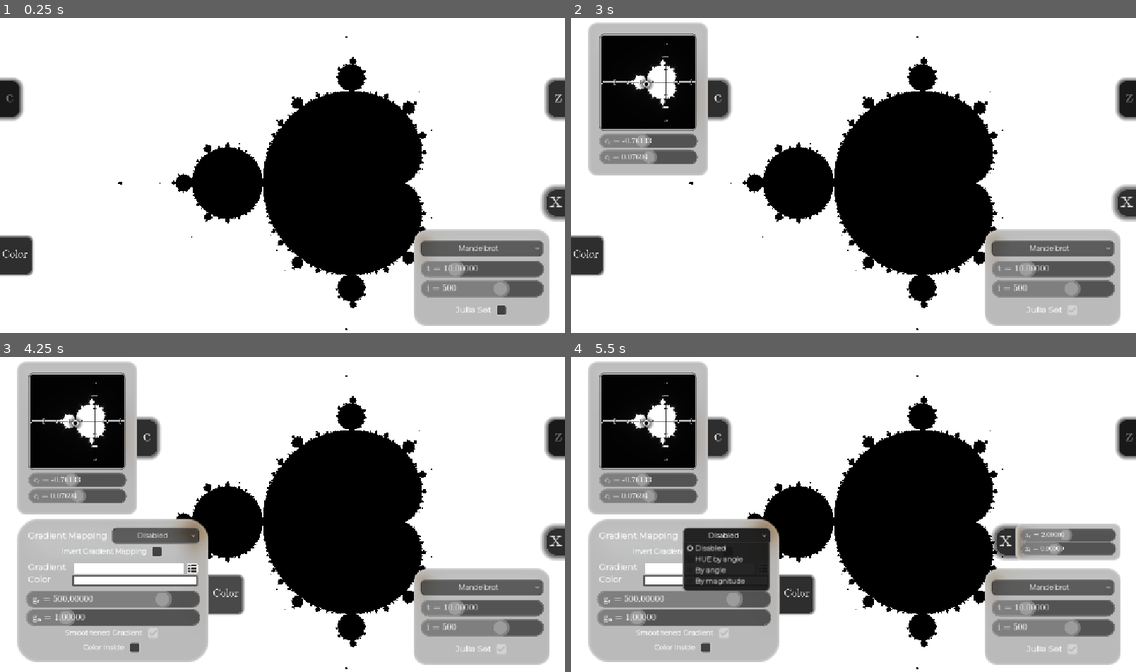
Above: before the commit, frames 1-4 (two rows, left to right).
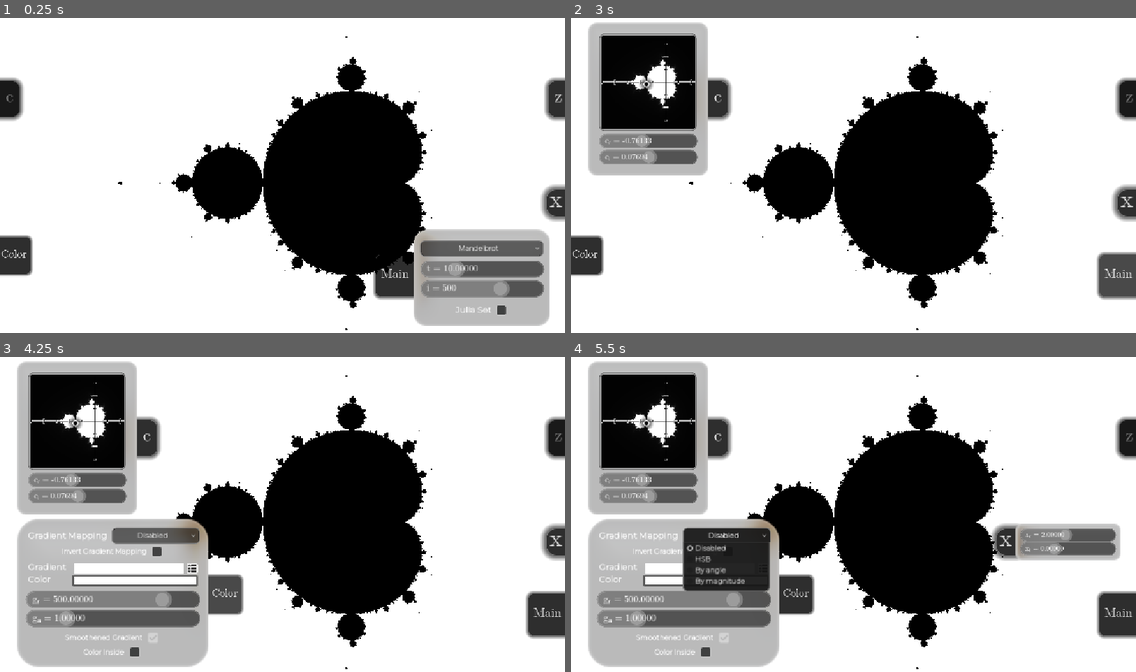
Above: after the commit, the same moments.

Repository: ADOGamedev/Fractals
Game: Godot game, scene res://scenes/main.tscn
Same seed, same stepped clock (60 frames per second), same inputs: the game is played once before the commit and once after it.
Inputs (mouse positions are in pixels of both pictures, inside the frame that each line leads up to):
- Up to frame 1 (0.25 s): no input
- Up to frame 2 (3 s): click "Mandelbrot" at 0.5 s; click (1073, 310) at 1.25 s; click "c" at 2 s; click (966, 276) at 2.75 s, where only the run after the commit has a clickable "Main"
- Up to frame 3 (4.25 s): click "Color" at 3.5 s
- Up to frame 4 (5.5 s): click "x" at 4.25 s; click "Disabled" at 5 s

The runs differ from the first frame. In frame 1, 0.9% of the frame differs, in the area x 0-76%, y 69-90%; in frame 2, 7.6%; in frame 3, 9.1%; in frame 4, 9.2%, in the area x 3-100%, y 51-99%.
Error before the commit: Invalid access to property or key 'grad' on a base object of type 'Nil'. (res://src/madelbrot_fractal/mandelbrot_color_widget.gd:20)
Error after the commit: Invalid access to property or key 'grad' on a base object of type 'Nil'. (res://src/madelbrot_fractal/mandelbrot_color_widget.gd:22)

Commit message:
Maintenance improvements

Diff:
--- /dev/null
+++ b/assets/gradients/cream.tres
@@ -0,0 +1,5 @@
+[gd_resource type="Gradient" format=3]
+
+[resource]
+offsets = PackedFloat32Array(3.9115548e-07, 0.1631878, 0.4322475, 0.5463288, 0.8278005, 0.99784714, 1)
+colors = PackedColorArray(0.4, 0.22745098, 0.2509804, 1, 0.9372549, 0.7529412, 0.6156863, 1, 1, 1, 1, 1, 0.99415416, 0.9771007, 0.9641941, 1, 0.9372549, 0.7542155, 0.61568624, 1, 0.4, 0.227451, 0.25151822, 1, 0.4, 0.227451, 0.25151822, 1)
--- a/assets/themes/theme.tres
+++ b/assets/themes/theme.tres
@@ -5,6 +5,7 @@
 [ext_resource type="Texture2D" uid="uid://0vg2ifcvplfp" path="res://assets/sprites/grabber.png" id="1_pdjgs"]
 [ext_resource type="Texture2D" uid="uid://cqc0pcv6unrgq" path="res://assets/sprites/grabber_hover.png" id="2_hooha"]
 [ext_resource type="Texture2D" uid="uid://c37c184weep5f" path="res://assets/sprites/checkbox_off.png" id="2_w1xho"]
+[ext_resource type="Texture2D" uid="uid://uww2bmgg28fh" path="res://assets/sprites/checkbox_disabled.png" id="4_fq388"]
 [ext_resource type="FontFile" uid="uid://b1p3imq3ube0g" path="res://assets/fonts/Montserrat-VariableFont_wght.ttf" id="6_w1xho"]
 
 [sub_resource type="FontVariation" id="FontVariation_ji1hq"]
@@ -199,6 +200,7 @@
 Button/fonts/font = SubResource("FontVariation_ji1hq")
 CheckBox/icons/checked = ExtResource("1_ji1hq")
 CheckBox/icons/unchecked = ExtResource("2_w1xho")
+CheckBox/icons/unchecked_disabled = ExtResource("4_fq388")
 HSlider/icons/grabber = ExtResource("1_pdjgs")
 HSlider/icons/grabber_highlight = ExtResource("2_hooha")
 HSlider/styles/grabber_area = SubResource("StyleBoxFlat_hooha")
--- a/scenes/mandelbrot_color_widget.tscn
+++ b/scenes/mandelbrot_color_widget.tscn
@@ -56,6 +56,7 @@
 border_width_right = 2
 border_width_bottom = 2
 border_color = Color(0.51, 0.51, 0.51, 1)
+corner_radius_top_left = 10
 corner_radius_top_right = 10
 corner_radius_bottom_right = 10
 corner_radius_bottom_left = 10
@@ -92,7 +93,7 @@
 material = SubResource("ShaderMaterial_7pcls")
 layout_mode = 0
 offset_right = 448.0
-offset_bottom = 336.0
+offset_bottom = 347.0
 theme_override_styles/panel = SubResource("StyleBoxFlat_7pcls")
 
 [node name="VBoxContainer" type="VBoxContainer" parent="PanelContainer" unique_id=1837798147]
@@ -119,7 +120,7 @@
 item_count = 4
 popup/item_0/text = "Disabled"
 popup/item_0/id = 1
-popup/item_1/text = "HUE by angle"
+popup/item_1/text = "HSB"
 popup/item_1/id = 2
 popup/item_2/text = "By angle"
 popup/item_2/id = 4
@@ -136,7 +137,8 @@
 theme_override_constants/separation = 9
 alignment = 1
 
-[node name="Label" type="Label" parent="PanelContainer/VBoxContainer/grad_map_inverted" unique_id=670468851]
+[node name="grad_mapping_inverted_label" type="Label" parent="PanelContainer/VBoxContainer/grad_map_inverted" unique_id=670468851]
+unique_name_in_owner = true
 layout_mode = 2
 theme_override_fonts/font = SubResource("FontVariation_xp7sd")
 text = "Invert Gradient Mapping"
@@ -190,7 +192,7 @@
 [node name="PopupMenu" type="PopupMenu" parent="PanelContainer/VBoxContainer/HBoxContainer2/gradient_menu_button" unique_id=590800036]
 unique_name_in_owner = true
 oversampling_override = 1.0
-position = Vector2i(397, 83)
+position = Vector2i(422, 0)
 size = Vector2i(337, 158)
 theme = ExtResource("2_avj2j")
 theme_override_styles/panel = SubResource("StyleBoxFlat_t1ain")
@@ -267,7 +269,7 @@
 [node name="Control3" type="Control" parent="PanelContainer/VBoxContainer" unique_id=1641024052]
 layout_mode = 2
 size_flags_vertical = 3
-size_flags_stretch_ratio = 0.62
+size_flags_stretch_ratio = 3.43
 
 [node name="smoothened_gradient" type="HBoxContainer" parent="PanelContainer/VBoxContainer" unique_id=1764302980]
 layout_mode = 2
--- a/scenes/mandelbrot_fractal.tscn
+++ b/scenes/mandelbrot_fractal.tscn
@@ -98,17 +98,26 @@
 
 [node name="CanvasLayer" type="CanvasLayer" parent="." unique_id=139056689 groups=["canvas_layer"]]
 
-[node name="Panel" type="PanelContainer" parent="CanvasLayer" unique_id=1494403600]
+[node name="main_panel" type="Control" parent="CanvasLayer" unique_id=1082265057]
+layout_mode = 3
+anchors_preset = 0
+offset_left = 860.9937
+offset_top = 463.49057
+offset_right = 1146.9937
+offset_bottom = 643.4906
+
+[node name="PanelContainer" type="PanelContainer" parent="CanvasLayer/main_panel" unique_id=1494403600]
 material = SubResource("ShaderMaterial_3g4xk")
+layout_mode = 1
 anchors_preset = 3
 anchor_left = 1.0
 anchor_top = 1.0
 anchor_right = 1.0
 anchor_bottom = 1.0
-offset_left = -308.0
-offset_top = -210.0
-offset_right = 18.0
-offset_bottom = 20.0
+offset_left = -302.99365
+offset_top = -205.4906
+offset_right = 23.006348
+offset_bottom = 24.5094
 grow_horizontal = 0
 grow_vertical = 0
 scale = Vector2(0.84968597, 0.84968597)
@@ -116,11 +125,11 @@
 theme = ExtResource("5_7bf1l")
 theme_override_styles/panel = SubResource("StyleBoxFlat_3g4xk")
 
-[node name="VBoxContainer" type="VBoxContainer" parent="CanvasLayer/Panel" unique_id=1338554059]
+[node name="VBoxContainer" type="VBoxContainer" parent="CanvasLayer/main_panel/PanelContainer" unique_id=1338554059]
 layout_mode = 2
 theme_override_constants/separation = -2
 
-[node name="fractals_option_button" type="OptionButton" parent="CanvasLayer/Panel/VBoxContainer" unique_id=449397764]
+[node name="fractals_option_button" type="OptionButton" parent="CanvasLayer/main_panel/PanelContainer/VBoxContainer" unique_id=449397764]
 unique_name_in_owner = true
 layout_mode = 2
 theme = ExtResource("5_7bf1l")
@@ -138,12 +147,12 @@
 popup/item_3/text = "Rings Fractal"
 popup/item_3/id = 3
 
-[node name="Control3" type="Control" parent="CanvasLayer/Panel/VBoxContainer" unique_id=1829288652]
+[node name="Control3" type="Control" parent="CanvasLayer/main_panel/PanelContainer/VBoxContainer" unique_id=1829288652]
 layout_mode = 2
 size_flags_vertical = 3
 size_flags_stretch_ratio = 3.64
 
-[node name="threshold" parent="CanvasLayer/Panel/VBoxContainer" unique_id=691124258 instance=ExtResource("6_3lt8q")]
+[node name="threshold" parent="CanvasLayer/main_panel/PanelContainer/VBoxContainer" unique_id=691124258 instance=ExtResource("6_3lt8q")]
 unique_name_in_owner = true
 layout_mode = 2
 variable_name = "t"
@@ -151,19 +160,19 @@
 curr_value = 10.0
 exp_maximum = 100000
 
-[node name="HSlider" parent="CanvasLayer/Panel/VBoxContainer/threshold" index="0" unique_id=1601533653]
+[node name="HSlider" parent="CanvasLayer/main_panel/PanelContainer/VBoxContainer/threshold" index="0" unique_id=1601533653]
 min_value = 1.0
 max_value = 10000.0
 step = 0.0
 value = 1.0
 allow_greater = true
 
-[node name="Control2" type="Control" parent="CanvasLayer/Panel/VBoxContainer" unique_id=664606518]
+[node name="Control2" type="Control" parent="CanvasLayer/main_panel/PanelContainer/VBoxContainer" unique_id=664606518]
 layout_mode = 2
 size_flags_vertical = 3
 size_flags_stretch_ratio = 2.78
 
-[node name="iterations" parent="CanvasLayer/Panel/VBoxContainer" unique_id=359612231 instance=ExtResource("6_3lt8q")]
+[node name="iterations" parent="CanvasLayer/main_panel/PanelContainer/VBoxContainer" unique_id=359612231 instance=ExtResource("6_3lt8q")]
 unique_name_in_owner = true
 layout_mode = 2
 variable_name = "i"
@@ -172,32 +181,44 @@
 curr_value = 500.0
 exp_maximum = 50000
 
-[node name="HSlider" parent="CanvasLayer/Panel/VBoxContainer/iterations" index="0" unique_id=1601533653]
+[node name="HSlider" parent="CanvasLayer/main_panel/PanelContainer/VBoxContainer/iterations" index="0" unique_id=1601533653]
 min_value = 1.0
 max_value = 10000.0
 step = 0.0
 value = 1.0
 
-[node name="Control" type="Control" parent="CanvasLayer/Panel/VBoxContainer" unique_id=1459559442]
+[node name="Control" type="Control" parent="CanvasLayer/main_panel/PanelContainer/VBoxContainer" unique_id=1459559442]
 layout_mode = 2
 size_flags_vertical = 3
 size_flags_stretch_ratio = 3.64
 
-[node name="julia" type="HBoxContainer" parent="CanvasLayer/Panel/VBoxContainer" unique_id=386633372]
+[node name="julia" type="HBoxContainer" parent="CanvasLayer/main_panel/PanelContainer/VBoxContainer" unique_id=386633372]
 layout_mode = 2
 theme_override_constants/separation = 9
 alignment = 1
 
-[node name="Label" type="Label" parent="CanvasLayer/Panel/VBoxContainer/julia" unique_id=907165543]
+[node name="Label" type="Label" parent="CanvasLayer/main_panel/PanelContainer/VBoxContainer/julia" unique_id=907165543]
 layout_mode = 2
 theme_override_fonts/font = SubResource("FontVariation_3g4xk")
 text = "Julia Set"
 
-[node name="julia_checkbox" type="CheckBox" parent="CanvasLayer/Panel/VBoxContainer/julia" unique_id=1476773306]
+[node name="julia_checkbox" type="CheckBox" parent="CanvasLayer/main_panel/PanelContainer/VBoxContainer/julia" unique_id=1476773306]
 unique_name_in_owner = true
 layout_mode = 2
 size_flags_horizontal = 4
 size_flags_vertical = 4
+
+[node name="InOutWidget" parent="CanvasLayer/main_panel" unique_id=392686038 instance=ExtResource("9_ffm43")]
+layout_mode = 0
+offset_left = -94.99368
+offset_top = 24.509445
+offset_right = 53.006348
+offset_bottom = 186.50946
+scale = Vector2(0.535, 0.535)
+text = "Main"
+direction = 0
+displacement = Vector2(311, 0)
+parent_hidden = false
 
 [node name="constant" parent="CanvasLayer" unique_id=1264587179 instance=ExtResource("8_3g4xk")]
 unique_name_in_owner = true
@@ -230,7 +251,7 @@
 min_value = -5.0
 max_value = 5.0
 
-[node name="InOutWidget" parent="CanvasLayer/constant" unique_id=392686038 instance=ExtResource("9_ffm43")]
+[node name="InOutWidget" parent="CanvasLayer/constant" unique_id=647374646 instance=ExtResource("9_ffm43")]
 layout_mode = 0
 offset_left = 324.86627
 offset_top = 159.0909
@@ -289,9 +310,9 @@
 
 [node name="InOutWidget" parent="CanvasLayer/MandelbrotColorWidget" unique_id=440504051 instance=ExtResource("9_ffm43")]
 layout_mode = 0
-offset_left = 449.4253
+offset_left = 447.12643
 offset_top = 134.48277
-offset_right = 597.4253
+offset_right = 595.12646
 offset_bottom = 296.4828
 scale = Vector2(0.535, 0.535)
 text = " Color "
@@ -366,11 +387,11 @@
 displacement = Vector2(247, 0)
 TWEEN_TIME = 0.17
 
-[connection signal="item_selected" from="CanvasLayer/Panel/VBoxContainer/fractals_option_button" to="." method="_on_fractals_option_button_item_selected"]
-[connection signal="pressed" from="CanvasLayer/Panel/VBoxContainer/julia/julia_checkbox" to="." method="_on_julia_checkbox_pressed"]
-
-[editable path="CanvasLayer/Panel/VBoxContainer/threshold"]
-[editable path="CanvasLayer/Panel/VBoxContainer/iterations"]
+[connection signal="item_selected" from="CanvasLayer/main_panel/PanelContainer/VBoxContainer/fractals_option_button" to="." method="_on_fractals_option_button_item_selected"]
+[connection signal="pressed" from="CanvasLayer/main_panel/PanelContainer/VBoxContainer/julia/julia_checkbox" to="." method="_on_julia_checkbox_pressed"]
+
+[editable path="CanvasLayer/main_panel/PanelContainer/VBoxContainer/threshold"]
+[editable path="CanvasLayer/main_panel/PanelContainer/VBoxContainer/iterations"]
 [editable path="CanvasLayer/constant"]
 [editable path="CanvasLayer/constant/PanelContainer/MarginContainer/VBoxContainer/real_part"]
 [editable path="CanvasLayer/constant/PanelContainer/MarginContainer/VBoxContainer/complex_part"]
--- a/src/in_out_widget/in_out_widget.gd
+++ b/src/in_out_widget/in_out_widget.gd
@@ -8,10 +8,10 @@
 @export var displacement := Vector2(-363.0, 0.0)
 @export var TWEEN_TIME = 0.15
 
-var parent_hidden = true
+@export var parent_hidden = true
 
 func _ready() -> void:
-	if get_parent():
+	if get_parent() and parent_hidden:
 		get_parent().position += displacement
 
 	for state in ["normal", "hover", "pressed", "disabled"]:
--- a/src/madelbrot_fractal/mandelbrot.gdshader
+++ b/src/madelbrot_fractal/mandelbrot.gdshader
@@ -166,6 +166,7 @@
 			color = texture(gradient, vec2(angle, 0.)).rgb;
 		}
 		else if (color_with_mag) {
+			mag = fract(mag * float(iterations) / (0.1 + gradient_repetition));
 			color = texture(gradient, vec2(mag, 0.)).rgb;
 		}
 	    COLOR = vec4(color, 1.0);
--- a/src/madelbrot_fractal/mandelbrot_color_widget.gd
+++ b/src/madelbrot_fractal/mandelbrot_color_widget.gd
@@ -11,6 +11,8 @@
 
 var GRADIENTS_PATH = "res://assets/gradients"
 var GRADIENT_SIZE_IN_MENU = Vector2(181, 22)
+
+var LABEL_DISABLED_COLOR = Color(0.7, 0.7, 0.7, 1.0)
 
 var gradients = []
 
@@ -93,18 +95,28 @@
 	MandelbrotConfig.color_with_angle = false
 	MandelbrotConfig.color_with_mag = false
 
-	if %gradient_mapping_button.selected != GradMappingConfig.DISABLED:
+
+	if %gradient_mapping_button.selected == GradMappingConfig.DISABLED:
+		%grad_mapping_inverted_label.add_theme_color_override("font_color", LABEL_DISABLED_COLOR)
+		%grad_mapping_inverted_checkbox.disabled = true
+
+	else:
+		%grad_mapping_inverted_label.add_theme_color_override("font_color", Color.WHITE)
+		%grad_mapping_inverted_checkbox.disabled = false
 		MandelbrotConfig.grad_mapping = true
 
 	match %gradient_mapping_button.selected:
 		GradMappingConfig.ANGLE:
+			%gradient_attenuation.set_disabled(true)
 			MandelbrotConfig.color_with_angle = true
 		GradMappingConfig.MAG:
+			%gradient_attenuation.set_disabled(false)
 			MandelbrotConfig.color_with_mag = true
 		_:
-			pass
+			%gradient_attenuation.set_disabled(false)
 
-	%PopupMenu.position = %gradient_menu_button.global_position + Vector2(0., %gradient_menu_button.size.y) + POPUP_MENU_OFFSET
+	%PopupMenu.position = %gradient_menu_button.global_position +  Vector2(%gradient_menu_button.size.x - 3, %gradient_menu_button.size.y / 2.)
+	%PopupMenu.position += Vector2i(0, -%PopupMenu.size.y / 2.)
 
 
 
Binary file added: assets/sprites/checkbox_disabled.png
